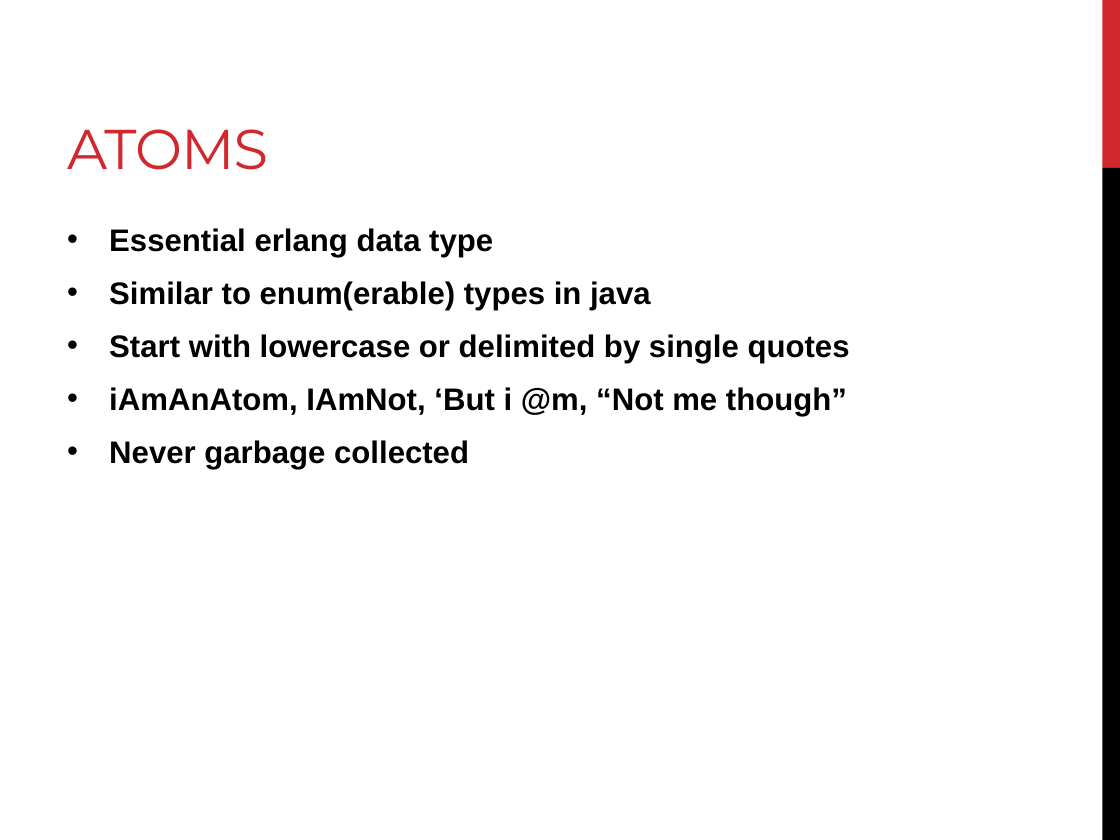
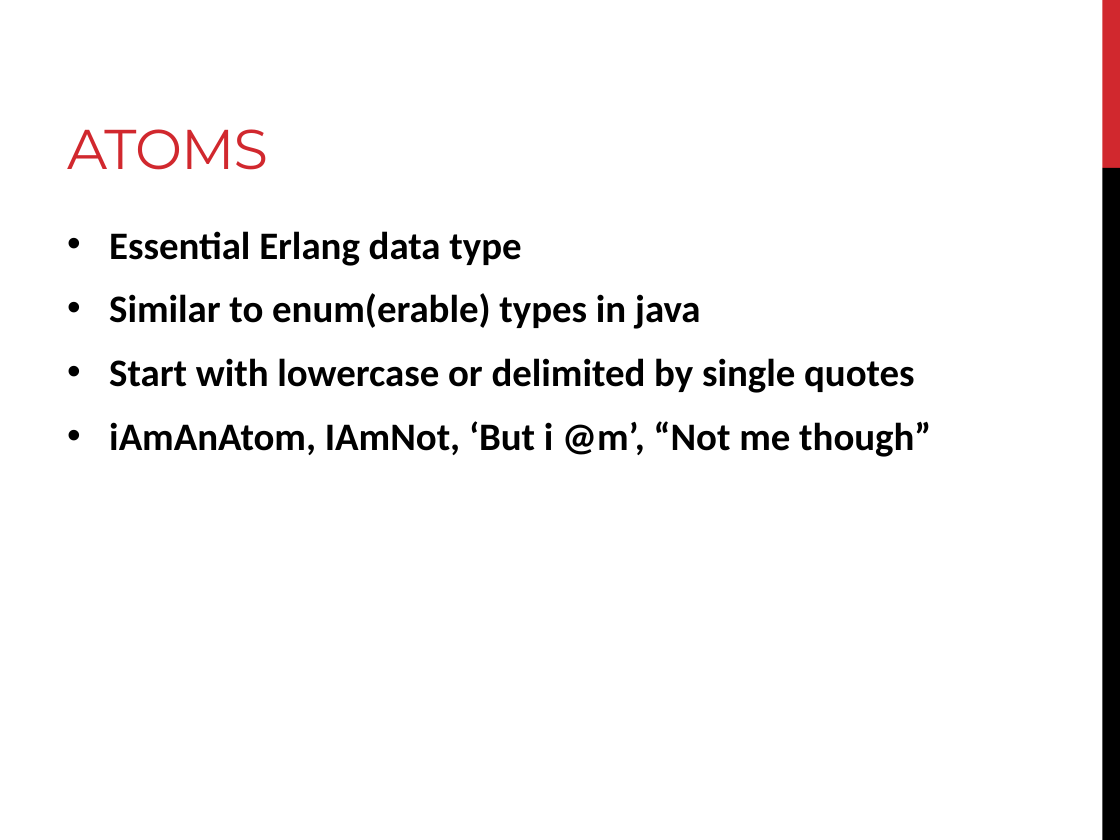
Before and after one commit to Matt8109/mcp_erlang, a slide deck: slide 5 of Presentation.pptx. Drawn at 1120x840 pixels with LibreOffice and Linux fonts; fonts in the diff are those of the drawing. Boxes give left, top, right and bottom in pixels: in the first picture for what was removed or moved away, otherwise in the second. Text is boxed around its words. In the diff, an @@ line names an element or a change of style, - is before the commit and + after.

```diff
--- a/Presentation.pptx
+++ b/Presentation.pptx
@@ text at <box>109,231,521,266</box>: text changed; size 20 to 25 pt; font Arial to Calibri @@
-• Essential erlang data type
+• Essential Erlang data type
@@ text at <box>109,293,914,393</box>: size 20 to 25 pt, font Arial to Calibri in "Similar to enum(erable) types in java", "Start with lowercase or delimited by single ..."; more space between paragraphs @@
@@ text at <box>109,421,931,457</box>: text changed; size 20 to 25 pt; font Arial to Calibri @@
-• iAmAnAtom, IAmNot, ‘But i @m, “Not me though”
-• Never garbage collected
+• iAmAnAtom, IAmNot, ‘But i @m’, “Not me though”
```
Also in this commit, not shown: 3 other slides changed, 3 slides added.
